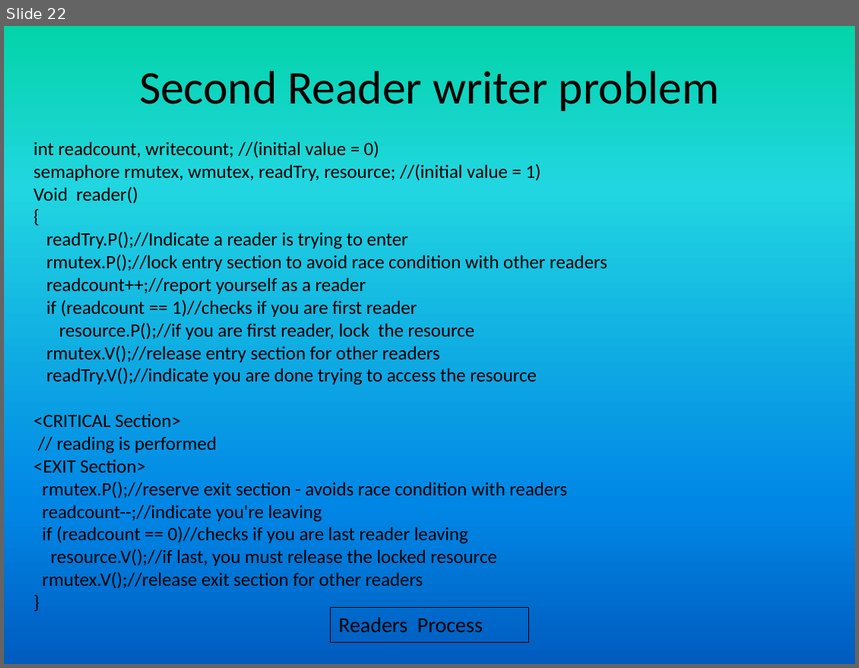
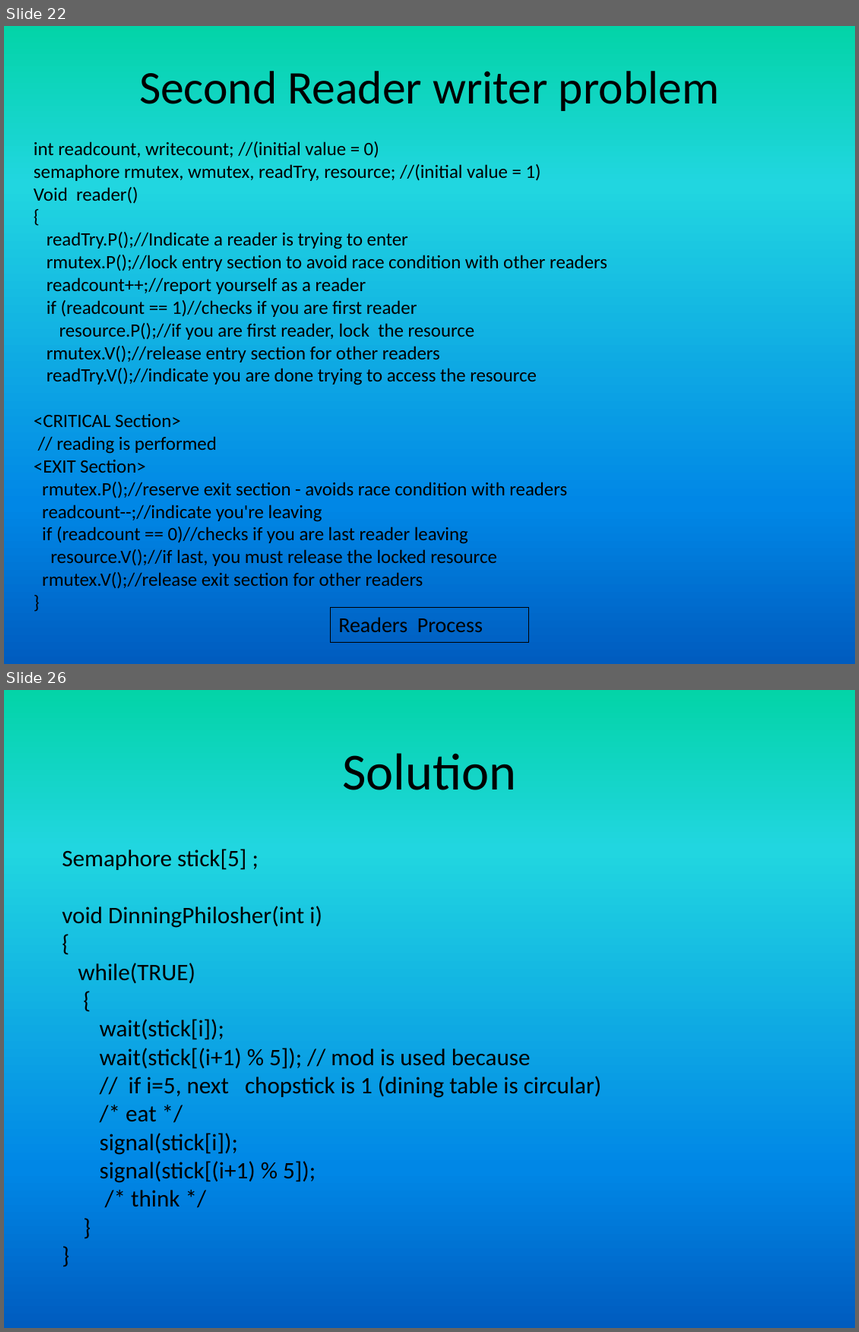
Before and after one commit to girishsukukumar/RTOS, a slide deck: RTOS-13 synchronization.pptx. Shown one above the other, each under a label of ours: slide 22 before the commit, slides 22 and 26 after it; the slides between them are not shown. The pictures are 859x668 and 859x1332 pixels, drawn with LibreOffice and Linux fonts; fonts in the diff are those of the drawing. Boxes give left, top, right and bottom in pixels: in the first picture for what was removed or moved away, otherwise in the second. Text is boxed around its words. In the diff, an @@ line names an element or a change of style, - is before the commit and + after.

```diff
--- a/RTOS-13 synchronization.pptx
+++ b/RTOS-13 synchronization.pptx
@@ slide 26 added at [4, 690, 855, 1328], background gradient #03D4A8 to #21D6E0 to #0087E6 to #005CBF @@
@@ title added at [342, 753, 516, 790], 44 pt, text #000000 @@
+Solution
@@ text added at [62, 849, 602, 1208], 20 pt, text #000000 @@
+Semaphore stick[5] ;
+void DinningPhilosher(int i)
+{
+while(TRUE)
+{
+wait(stick[i]);
+wait(stick[(i+1) % 5]); // mod is used because
+// if i=5, next chopstick is 1 (dining table is circular)
+/* eat */
+signal(stick[i]);
+signal(stick[(i+1) % 5]);
+/* think */
+}
+}
```
Also in this commit, not shown: 4 slides changed, 11 other slides added, 4 slides removed.
